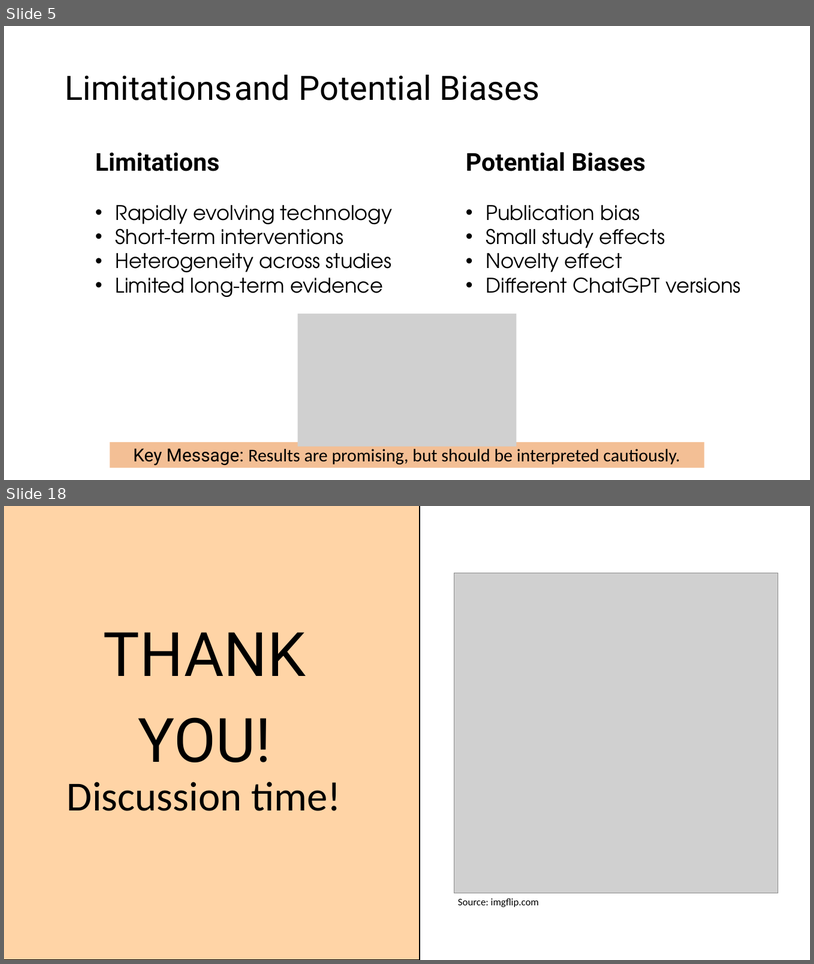
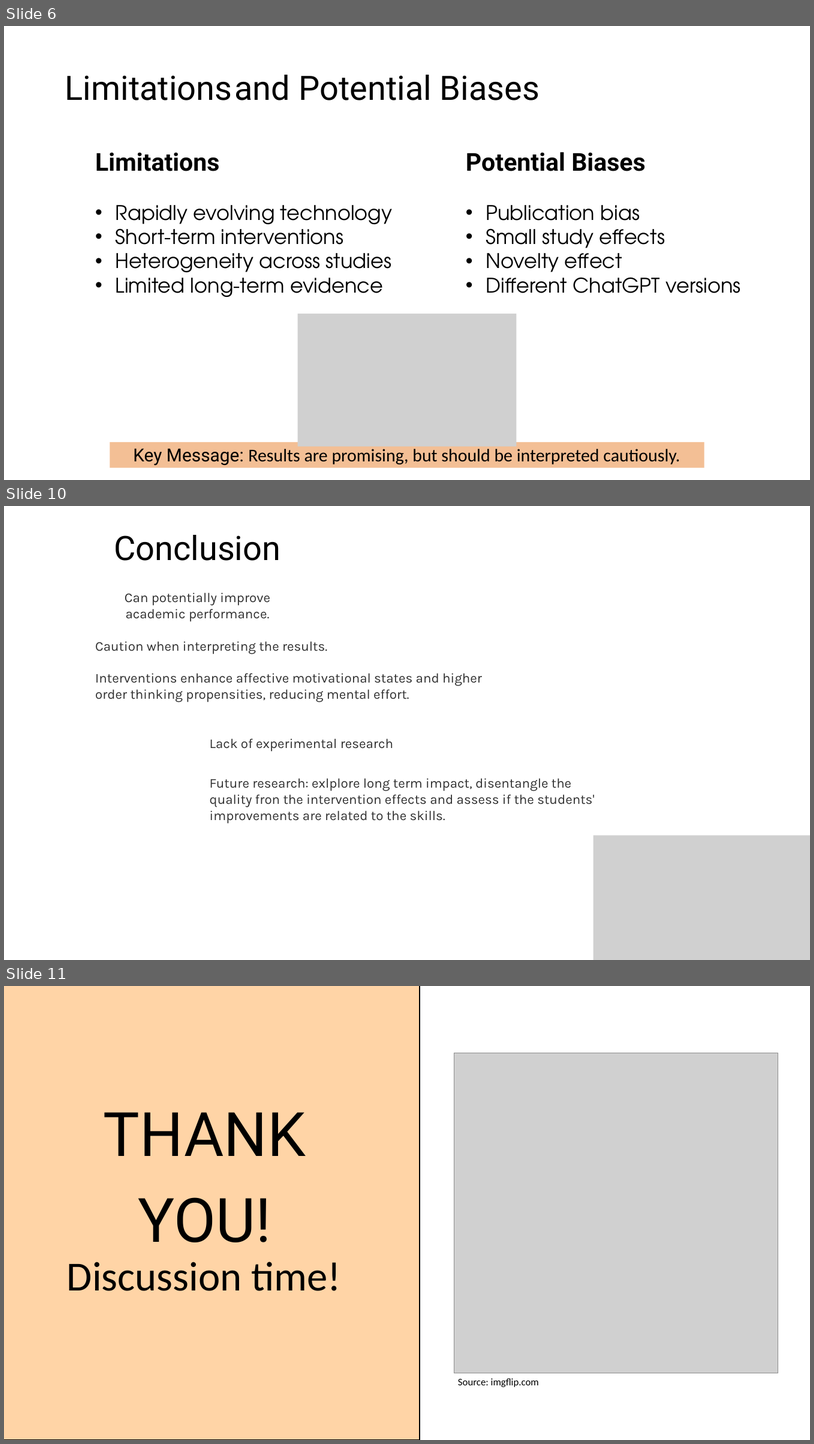
Before and after one commit to tinasophie15/tcpp_project_chatgpt_learning, a slide deck: Presentation.pptx. Shown one above the other, each under a label of ours: slides 5 and 18 before the commit, slides 6, 10 and 11 after it; the slides between them are not shown. The pictures are 814x964 and 814x1444 pixels, drawn with LibreOffice and Linux fonts; fonts in the diff are those of the drawing; grey boxes stand for pictures. Boxes give left, top, right and bottom in pixels: in the first picture for what was removed or moved away, otherwise in the second. Text is boxed around its words. In the diff, an @@ line names an element or a change of style, - is before the commit and + after.

```diff
--- a/Presentation.pptx
+++ b/Presentation.pptx
@@ slide 10 added at [4, 506, 810, 960], background #FFFFFF @@
@@ text added at [114, 535, 281, 561], 60 pt, text #000000 @@
+Conclusion
@@ text added at [125, 592, 270, 622], 24 pt, text #303030 @@
+Can potentially improve academic performance.
@@ text added at [95, 641, 327, 654], 24 pt, text #303030 @@
+Caution when interpreting the results.
@@ text added at [95, 673, 482, 702], 24 pt, text #303030 @@
+Interventions enhance affective motivational states and higher order thinking propensities, reducing mental effort.
@@ text added at [210, 738, 393, 751], 24 pt, text #303030 @@
+Lack of experimental research
@@ text added at [210, 778, 594, 823], 24 pt, text #303030 @@
+Future research: exlplore long term impact, disentangle the quality fron the intervention effects and assess if the students' improvements are related to the skills.
@@ picture added at [593, 835, 810, 960] @@
@@ what was slide 5 is now slide 6 @@
@@ what was slide 18 is now slide 11 @@
```
Also in this commit, not shown: 3 other slides added, 1 other file.
